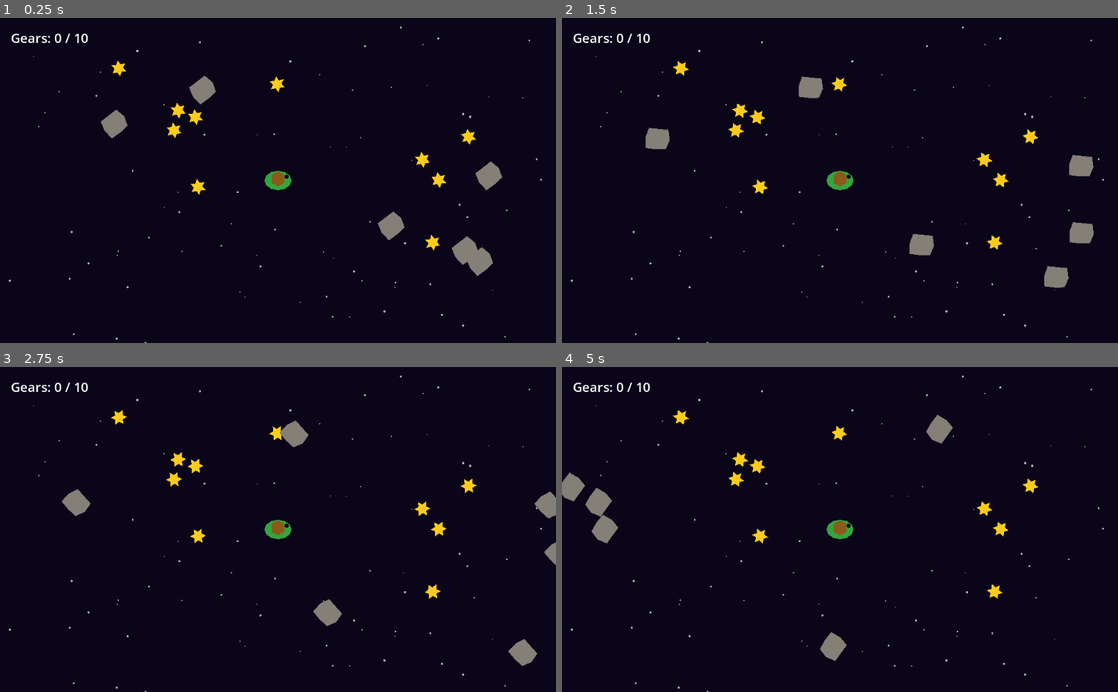
Above: before the commit, frames 1-4 (two rows, left to right).
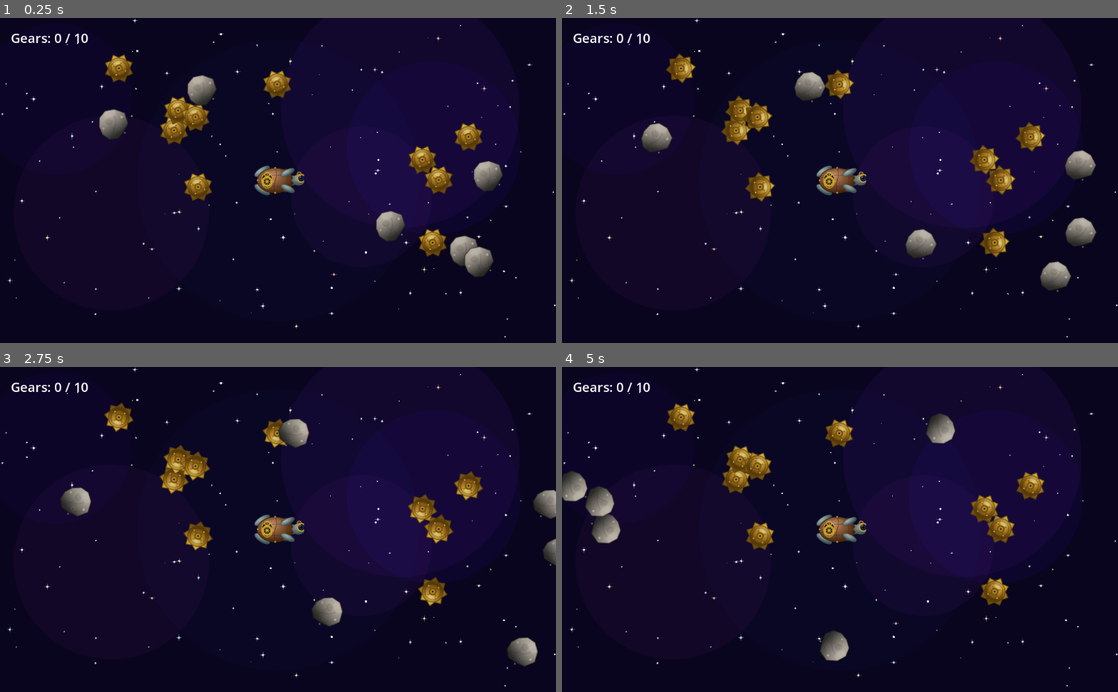
Above: after the commit, the same moments.

Repository: cleantechnorth/spaceturtle
Game: Godot game, scene res://scenes/Main.tscn
The game is run twice, just before and just after one commit, with the same random seed, the same clock (stepped at 60 frames per second) and the same inputs.
Inputs:
- Up to frame 1 (0.25 s): no input
- Up to frame 2 (1.5 s): no input
- Up to frame 3 (2.75 s): no input
- Up to frame 4 (5 s): no input

The runs differ from the first frame. In frame 1, 22% of the frame differs, in the area x 0-100%, y 0-100%; in frame 2, 22%; in frame 3, 22%; in frame 4, 22%.

Commit message:
Add steampunk SVG sprites and nebula background
- assets/turtle.svg: detailed steampunk space turtle – wooden shell panels,
  brass gear window with visible clockwork, metallic flippers, monocle eye
- assets/gear.svg: 8-tooth brass clockwork gear with spokes and hub rivet
- assets/asteroid.svg: rocky metallic asteroid with craters and surface cracks
- Replace all Polygon2D placeholders with Sprite2D nodes in Player/Gear/Asteroid scenes
- Enhance main.gd background: deep-space dark gradient, 6 purple/blue nebula
  blobs, 120 colour-tinted stars with cross-flare on the brightest

https://claude.ai/code/session_01XtV94A8a5EEYkTBZzZjofq

Diff:
--- /dev/null
+++ b/assets/asteroid.svg
@@ -0,0 +1,71 @@
+<svg xmlns="http://www.w3.org/2000/svg" viewBox="0 0 64 64" width="64" height="64">
+  <defs>
+    <!-- Rocky stone gradient – lit from top-left -->
+    <radialGradient id="rk" cx="33%" cy="28%" r="65%">
+      <stop offset="0%"   stop-color="#A09890"/>
+      <stop offset="50%"  stop-color="#6B6460"/>
+      <stop offset="100%" stop-color="#30302C"/>
+    </radialGradient>
+    <!-- Dark shadow on underside -->
+    <radialGradient id="sh" cx="60%" cy="70%" r="55%">
+      <stop offset="0%"   stop-color="#18181A" stop-opacity="0.55"/>
+      <stop offset="100%" stop-color="#18181A" stop-opacity="0.0"/>
+    </radialGradient>
+    <!-- Metallic vein highlight -->
+    <linearGradient id="mv" x1="20%" y1="15%" x2="75%" y2="80%">
+      <stop offset="0%"   stop-color="#C8C0B0" stop-opacity="0.7"/>
+      <stop offset="100%" stop-color="#C8C0B0" stop-opacity="0.0"/>
+    </linearGradient>
+  </defs>
+
+  <!-- ── Main rocky blob (10-point irregular polygon) ── -->
+  <!-- Points placed at varying radii to look natural and bumpy -->
+  <polygon
+    points="57,28  50,46  43,58  28,62  14,55   6,42   4,26  12,12  28,6  48,10"
+    fill="url(#rk)" stroke="#22201E" stroke-width="1.5"
+    stroke-linejoin="round"/>
+
+  <!-- Shadow gradient overlay for depth -->
+  <polygon
+    points="57,28  50,46  43,58  28,62  14,55   6,42   4,26  12,12  28,6  48,10"
+    fill="url(#sh)"/>
+
+  <!-- ── Surface cracks ── -->
+  <path d="M 30 18 Q 36 28 34 40 Q 32 50 29 56"
+        stroke="#1E1C18" stroke-width="1.3" fill="none" opacity="0.55"/>
+  <path d="M 46 16 Q 50 26 47 42"
+        stroke="#1E1C18" stroke-width="1.0" fill="none" opacity="0.45"/>
+  <path d="M 14 30 Q 22 35 28 38 Q 34 41 36 52"
+        stroke="#1E1C18" stroke-width="1.0" fill="none" opacity="0.45"/>
+  <path d="M 18 18 Q 24 24 22 32"
+        stroke="#1E1C18" stroke-width="0.8" fill="none" opacity="0.35"/>
+
+  <!-- ── Craters (impact pits) ── -->
+  <ellipse cx="22" cy="30" rx="7" ry="6"
+           fill="#28261E" opacity="0.40"/>
+  <ellipse cx="46" cy="40" rx="5" ry="4.5"
+           fill="#28261E" opacity="0.35"/>
+  <ellipse cx="34" cy="52" rx="4" ry="3"
+           fill="#28261E" opacity="0.30"/>
+  <!-- Crater rim highlights -->
+  <ellipse cx="20" cy="28" rx="5" ry="3"
+           fill="none" stroke="#8A8478" stroke-width="0.7" opacity="0.5"/>
+  <ellipse cx="44" cy="38" rx="3.5" ry="3"
+           fill="none" stroke="#8A8478" stroke-width="0.6" opacity="0.4"/>
+
+  <!-- ── Metallic vein (light streak) ── -->
+  <polygon
+    points="57,28  50,46  43,58  28,62  14,55   6,42   4,26  12,12  28,6  48,10"
+    fill="url(#mv)"/>
+
+  <!-- ── Bright specular highlight (top-left lit) ── -->
+  <ellipse cx="22" cy="16" rx="11" ry="6"
+           fill="white" opacity="0.10"
+           transform="rotate(-20 22 16)"/>
+
+  <!-- ── Small metallic glint spots ── -->
+  <circle cx="44" cy="18" r="2.2" fill="#D0C8B0" opacity="0.65"/>
+  <circle cx="14" cy="44" r="1.8" fill="#D0C8B0" opacity="0.55"/>
+  <circle cx="54" cy="46" r="1.6" fill="#D0C8B0" opacity="0.55"/>
+  <circle cx="28" cy="10" r="1.5" fill="#D0C8B0" opacity="0.50"/>
+</svg>
--- /dev/null
+++ b/assets/gear.svg
@@ -0,0 +1,63 @@
+<svg xmlns="http://www.w3.org/2000/svg" viewBox="0 0 56 56" width="56" height="56">
+  <defs>
+    <!-- Outer brass gradient -->
+    <radialGradient id="bg" cx="38%" cy="32%" r="62%">
+      <stop offset="0%"   stop-color="#F8EA80"/>
+      <stop offset="42%"  stop-color="#C8A030"/>
+      <stop offset="100%" stop-color="#6B4A0E"/>
+    </radialGradient>
+    <!-- Inner hub gradient (slightly darker / worn) -->
+    <radialGradient id="hb" cx="38%" cy="32%" r="60%">
+      <stop offset="0%"   stop-color="#E8D060"/>
+      <stop offset="55%"  stop-color="#A87820"/>
+      <stop offset="100%" stop-color="#5A3C08"/>
+    </radialGradient>
+    <!-- Engraved groove shadow -->
+    <radialGradient id="gr" cx="50%" cy="50%" r="50%">
+      <stop offset="0%"   stop-color="#3A2808" stop-opacity="0.0"/>
+      <stop offset="100%" stop-color="#3A2808" stop-opacity="0.6"/>
+    </radialGradient>
+  </defs>
+
+  <!-- ── 8-tooth gear body ── -->
+  <!-- Points alternate: r=27 at tooth tips, r=20 at tooth roots, 8 teeth -->
+  <polygon
+    points="55,28  46.5,35.6  47.1,47.1  35.6,46.5
+            28,55   20.4,46.5   8.9,47.1   9.5,35.6
+             1,28    9.5,20.4   8.9, 8.9  20.4, 9.5
+            28, 1   35.6, 9.5  47.1, 8.9  46.5,20.4"
+    fill="url(#bg)" stroke="#5A3C08" stroke-width="1.2"
+    stroke-linejoin="round"/>
+
+  <!-- Shadow overlay to add depth to gear ring face -->
+  <circle cx="28" cy="28" r="20" fill="url(#gr)" opacity="0.35"/>
+
+  <!-- Raised gear face ring -->
+  <circle cx="28" cy="28" r="19.5"
+          fill="url(#hb)" stroke="#5A3C08" stroke-width="1.0"/>
+
+  <!-- Engraved ring detail -->
+  <circle cx="28" cy="28" r="14.5"
+          fill="none" stroke="#3A2808" stroke-width="1.4" opacity="0.5"/>
+
+  <!-- Spokes (4 arms) -->
+  <line x1="28" y1="13.5" x2="28" y2="42.5" stroke="#5A3C08" stroke-width="2.5" opacity="0.5"/>
+  <line x1="13.5" y1="28" x2="42.5" y2="28" stroke="#5A3C08" stroke-width="2.5" opacity="0.5"/>
+
+  <!-- Centre hub boss -->
+  <circle cx="28" cy="28" r="6.5" fill="#8A6018" stroke="#5A3C08" stroke-width="1.0"/>
+  <circle cx="28" cy="28" r="3.5" fill="#C8A030"/>
+  <!-- Centre hole -->
+  <circle cx="28" cy="28" r="1.8" fill="#1A0C02"/>
+
+  <!-- Highlight sheen (top-left glint) -->
+  <ellipse cx="21" cy="19" rx="8" ry="4"
+           fill="white" opacity="0.18"
+           transform="rotate(-35 21 19)"/>
+
+  <!-- Small rivet dots at compass points of hub ring -->
+  <circle cx="28" cy="15" r="1.3" fill="#E0C048"/>
+  <circle cx="28" cy="41" r="1.3" fill="#E0C048"/>
+  <circle cx="15" cy="28" r="1.3" fill="#E0C048"/>
+  <circle cx="41" cy="28" r="1.3" fill="#E0C048"/>
+</svg>
--- /dev/null
+++ b/assets/turtle.svg
@@ -0,0 +1,146 @@
+<svg xmlns="http://www.w3.org/2000/svg" viewBox="0 0 96 64" width="96" height="64">
+  <defs>
+    <!-- Wooden shell gradient -->
+    <radialGradient id="sg" cx="40%" cy="35%" r="62%">
+      <stop offset="0%"   stop-color="#D4956A"/>
+      <stop offset="45%"  stop-color="#8B5E3C"/>
+      <stop offset="100%" stop-color="#4A2810"/>
+    </radialGradient>
+    <!-- Metallic skin gradient -->
+    <radialGradient id="sk" cx="38%" cy="30%" r="65%">
+      <stop offset="0%"   stop-color="#B0C0C0"/>
+      <stop offset="60%"  stop-color="#6B7D7D"/>
+      <stop offset="100%" stop-color="#3A4E4E"/>
+    </radialGradient>
+    <!-- Brass gradient -->
+    <radialGradient id="br" cx="35%" cy="28%" r="62%">
+      <stop offset="0%"   stop-color="#F5E070"/>
+      <stop offset="48%"  stop-color="#C8A030"/>
+      <stop offset="100%" stop-color="#7A5C10"/>
+    </radialGradient>
+    <!-- Head gradient -->
+    <radialGradient id="hd" cx="40%" cy="30%" r="60%">
+      <stop offset="0%"   stop-color="#9AACAC"/>
+      <stop offset="100%" stop-color="#485A5A"/>
+    </radialGradient>
+    <!-- Dark gear-window interior -->
+    <radialGradient id="gw" cx="50%" cy="40%" r="55%">
+      <stop offset="0%"   stop-color="#201408"/>
+      <stop offset="100%" stop-color="#080402"/>
+    </radialGradient>
+  </defs>
+
+  <!-- ── Back flippers (drawn first, behind shell) ── -->
+  <ellipse cx="19" cy="15" rx="16" ry="6.5"
+           transform="rotate(-32 19 15)"
+           fill="url(#sk)" stroke="#3A4E4E" stroke-width="0.7"/>
+  <ellipse cx="19" cy="49" rx="16" ry="6.5"
+           transform="rotate(32 19 49)"
+           fill="url(#sk)" stroke="#3A4E4E" stroke-width="0.7"/>
+
+  <!-- ── Neck connecting shell to head ── -->
+  <ellipse cx="74" cy="32" rx="13" ry="9" fill="url(#sk)"/>
+
+  <!-- ── Shell (main oval) ── -->
+  <ellipse cx="43" cy="32" rx="33" ry="23"
+           fill="url(#sg)" stroke="#3A1E08" stroke-width="1.3"/>
+
+  <!-- ── Wood-panel lines on shell ── -->
+  <!-- vertical centre line -->
+  <path d="M 43 9 Q 47 20 43 32 Q 39 44 43 55"
+        stroke="#3A1808" stroke-width="1.2" fill="none" opacity="0.6"/>
+  <!-- top & bottom horizontal rails -->
+  <path d="M 15 27 Q 30 22 53 22 Q 68 23 76 30"
+        stroke="#3A1808" stroke-width="1.0" fill="none" opacity="0.5"/>
+  <path d="M 14 37 Q 29 43 52 43 Q 67 42 76 35"
+        stroke="#3A1808" stroke-width="1.0" fill="none" opacity="0.5"/>
+  <!-- left-side diagonal rib -->
+  <path d="M 20 17 Q 31 24 33 32 Q 31 41 20 47"
+        stroke="#3A1808" stroke-width="0.8" fill="none" opacity="0.45"/>
+  <!-- right-side diagonal rib -->
+  <path d="M 58 10 Q 64 21 65 32 Q 64 43 58 54"
+        stroke="#3A1808" stroke-width="0.8" fill="none" opacity="0.45"/>
+
+  <!-- ── Gear window (left panel cutout) ── -->
+  <ellipse cx="28" cy="32" rx="10" ry="14"
+           fill="url(#gw)" stroke="#C8A030" stroke-width="1.6"/>
+
+  <!-- Large gear ring -->
+  <circle cx="28" cy="34" r="8"   fill="none" stroke="#C8A030" stroke-width="3.8"/>
+  <circle cx="28" cy="34" r="2.8" fill="url(#br)"/>
+  <!-- Spokes -->
+  <line x1="28" y1="26" x2="28" y2="42" stroke="#C8A030" stroke-width="1.3"/>
+  <line x1="20" y1="34" x2="36" y2="34" stroke="#C8A030" stroke-width="1.3"/>
+  <line x1="22.3" y1="28.3" x2="33.7" y2="39.7" stroke="#C8A030" stroke-width="1.0"/>
+  <line x1="33.7" y1="28.3" x2="22.3" y2="39.7" stroke="#C8A030" stroke-width="1.0"/>
+  <!-- Gear teeth (N/S/E/W) -->
+  <rect x="26.5" y="23.5" width="3" height="3.2" rx="0.4" fill="#C8A030"/>
+  <rect x="26.5" y="41.3" width="3" height="3.2" rx="0.4" fill="#C8A030"/>
+  <rect x="17.5" y="32.5" width="3.2" height="3" rx="0.4" fill="#C8A030"/>
+  <rect x="37.3" y="32.5" width="3.2" height="3" rx="0.4" fill="#C8A030"/>
+
+  <!-- Small secondary gear at top of window -->
+  <circle cx="28" cy="21" r="4.2" fill="none" stroke="#C8A030" stroke-width="2.2"/>
+  <circle cx="28" cy="21" r="1.6" fill="#C8A030"/>
+  <rect x="26.5" y="16.5" width="3" height="2"   rx="0.3" fill="#C8A030"/>
+  <rect x="26.5" y="22.8" width="3" height="2"   rx="0.3" fill="#C8A030"/>
+  <rect x="23.0" y="19.5" width="2" height="3"   rx="0.3" fill="#C8A030"/>
+  <rect x="33.0" y="19.5" width="2" height="3"   rx="0.3" fill="#C8A030"/>
+
+  <!-- Connector rod between gears -->
+  <rect x="27.2" y="25.5" width="1.6" height="2.5" fill="#C8A030" opacity="0.7"/>
+
+  <!-- Shell highlight (slight sheen at top) -->
+  <ellipse cx="40" cy="19" rx="14" ry="5.5"
+           fill="white" opacity="0.07"
+           transform="rotate(-12 40 19)"/>
+
+  <!-- Brass rivets on shell rim -->
+  <circle cx="11"  cy="32" r="1.8" fill="url(#br)"/>
+  <circle cx="75"  cy="32" r="1.8" fill="url(#br)"/>
+  <circle cx="43"  cy="9"  r="1.8" fill="url(#br)"/>
+  <circle cx="43"  cy="55" r="1.8" fill="url(#br)"/>
+
+  <!-- ── Front flippers ── -->
+  <ellipse cx="66" cy="17" rx="13.5" ry="5.5"
+           transform="rotate(-26 66 17)"
+           fill="url(#sk)" stroke="#3A4E4E" stroke-width="0.7"/>
+  <ellipse cx="66" cy="47" rx="13.5" ry="5.5"
+           transform="rotate(26 66 47)"
+           fill="url(#sk)" stroke="#3A4E4E" stroke-width="0.7"/>
+
+  <!-- Flipper scale texture hints (small oval highlights) -->
+  <ellipse cx="61" cy="12" rx="4" ry="1.8"
+           fill="white" opacity="0.09" transform="rotate(-26 61 12)"/>
+  <ellipse cx="61" cy="52" rx="4" ry="1.8"
+           fill="white" opacity="0.09" transform="rotate(26 61 52)"/>
+
+  <!-- ── Head ── -->
+  <ellipse cx="86" cy="31" rx="11.5" ry="10"
+           fill="url(#hd)" stroke="#3A4E4E" stroke-width="0.7"/>
+
+  <!-- Scale bumps on head surface -->
+  <circle cx="80" cy="35" r="1.3" fill="#485A5A" opacity="0.45"/>
+  <circle cx="84" cy="37" r="1.1" fill="#485A5A" opacity="0.40"/>
+  <circle cx="78" cy="28" r="1.1" fill="#485A5A" opacity="0.40"/>
+  <circle cx="83" cy="25" r="1.0" fill="#485A5A" opacity="0.35"/>
+
+  <!-- Monocle (brass ring with blue lens) -->
+  <circle cx="91" cy="28" r="7"   fill="#08061A" stroke="#C8A030" stroke-width="2.4"/>
+  <circle cx="91" cy="28" r="4.5" fill="#0B2245" opacity="0.92"/>
+  <!-- lens flare -->
+  <circle cx="89" cy="26" r="1.4" fill="white" opacity="0.55"/>
+  <!-- pupil -->
+  <circle cx="91" cy="28" r="2.2" fill="#04020E"/>
+  <!-- inner iris ring -->
+  <circle cx="91" cy="28" r="3.5" fill="none" stroke="#1A4488" stroke-width="0.8" opacity="0.6"/>
+
+  <!-- Monocle chain / strap -->
+  <path d="M 97 24 Q 100 19 97 14"
+        stroke="#C8A030" stroke-width="1.4" fill="none"
+        stroke-linecap="round" stroke-dasharray="1.5,1.5"/>
+
+  <!-- Top brass gear-accent on head (steampunk detail) -->
+  <circle cx="87" cy="20" r="3.5" fill="none" stroke="#C8A030" stroke-width="1.5"/>
+  <circle cx="87" cy="20" r="1.2" fill="#C8A030"/>
+</svg>
--- a/scenes/Asteroid.tscn
+++ b/scenes/Asteroid.tscn
@@ -1,6 +1,7 @@
-[gd_scene load_steps=3 format=3 uid="uid://asteroid001"]
+[gd_scene load_steps=4 format=3 uid="uid://asteroid001"]
 
-[ext_resource type="Script" path="res://scripts/asteroid.gd" id="1_asteroid"]
+[ext_resource type="Script"    path="res://scripts/asteroid.gd" id="1_asteroid"]
+[ext_resource type="Texture2D" path="res://assets/asteroid.svg"  id="2_asteroid"]
 
 [sub_resource type="CircleShape2D" id="CircleShape2D_1"]
 radius = 24.0
@@ -8,7 +9,7 @@
 ; ── Scene tree ──────────────────────────────────────────────────────────────
 ; Asteroid (Area2D)          ← detects when the player touches it
 ;   CollisionShape2D         ← invisible circle used for overlap detection
-;   RockShape (Polygon2D)    ← grey bumpy blob = the rock
+;   Sprite                   ← rocky metallic asteroid SVG (64×64 px, centred)
 
 [node name="Asteroid" type="Area2D"]
 script = ExtResource("1_asteroid")
@@ -16,7 +17,5 @@
 [node name="CollisionShape2D" type="CollisionShape2D" parent="."]
 shape = SubResource("CircleShape2D_1")
 
-; Irregular grey blob (8 points at varying radii to look like a bumpy rock)
-[node name="RockShape" type="Polygon2D" parent="."]
-color = Color(0.52, 0.5, 0.47, 1.0)
-polygon = PackedVector2Array(25, 0, 14.14, 14.14, 0, 28, -15.56, 15.56, -25, 0, -12.73, -12.73, 0, -26, 16.26, -16.26)
+[node name="Sprite" type="Sprite2D" parent="."]
+texture = ExtResource("2_asteroid")
--- a/scenes/Gear.tscn
+++ b/scenes/Gear.tscn
@@ -1,6 +1,7 @@
-[gd_scene load_steps=3 format=3 uid="uid://gear001"]
+[gd_scene load_steps=4 format=3 uid="uid://gear001"]
 
-[ext_resource type="Script" path="res://scripts/gear.gd" id="1_gear"]
+[ext_resource type="Script"    path="res://scripts/gear.gd"  id="1_gear"]
+[ext_resource type="Texture2D" path="res://assets/gear.svg"  id="2_gear"]
 
 [sub_resource type="CircleShape2D" id="CircleShape2D_1"]
 radius = 15.0
@@ -8,7 +9,7 @@
 ; ── Scene tree ──────────────────────────────────────────────────────────────
 ; Gear (Area2D)              ← detects when the player enters it
 ;   CollisionShape2D         ← invisible circle used for overlap detection
-;   GearShape (Polygon2D)    ← golden 6-tooth star shape
+;   Sprite                   ← brass clockwork gear SVG (56×56 px, centred)
 
 [node name="Gear" type="Area2D"]
 script = ExtResource("1_gear")
@@ -16,8 +17,5 @@
 [node name="CollisionShape2D" type="CollisionShape2D" parent="."]
 shape = SubResource("CircleShape2D_1")
 
-; Golden star with 6 outer points (r=15) and 6 inner points (r=8)
-; Points alternate outer → inner around the circle to make a gear / star shape
-[node name="GearShape" type="Polygon2D" parent="."]
-color = Color(1.0, 0.8, 0.1, 1.0)
-polygon = PackedVector2Array(15, 0, 6.93, 4, 7.5, 12.99, 0, 8, -7.5, 12.99, -6.93, 4, -15, 0, -6.93, -4, -7.5, -12.99, 0, -8, 7.5, -12.99, 6.93, -4)
+[node name="Sprite" type="Sprite2D" parent="."]
+texture = ExtResource("2_gear")
--- a/scenes/Player.tscn
+++ b/scenes/Player.tscn
@@ -1,6 +1,7 @@
-[gd_scene load_steps=3 format=3 uid="uid://player001"]
+[gd_scene load_steps=4 format=3 uid="uid://player001"]
 
-[ext_resource type="Script" path="res://scripts/player.gd" id="1_player"]
+[ext_resource type="Script"    path="res://scripts/player.gd" id="1_player"]
+[ext_resource type="Texture2D" path="res://assets/turtle.svg"  id="2_turtle"]
 
 [sub_resource type="CircleShape2D" id="CircleShape2D_1"]
 radius = 22.0
@@ -8,9 +9,7 @@
 ; ── Scene tree ──────────────────────────────────────────────────────────────
 ; Player (CharacterBody2D)   ← moves around the screen
 ;   CollisionShape2D         ← invisible circle used for physics collisions
-;   Body     (Polygon2D)     ← green oval = turtle body
-;   Shell    (Polygon2D)     ← brown hexagon = shell on its back
-;   Eye      (Polygon2D)     ← small dark dot = eye (near the head / right side)
+;   Sprite                   ← steampunk turtle SVG (96×64 px, centred)
 
 [node name="Player" type="CharacterBody2D"]
 script = ExtResource("1_player")
@@ -18,18 +17,5 @@
 [node name="CollisionShape2D" type="CollisionShape2D" parent="."]
 shape = SubResource("CircleShape2D_1")
 
-; Green oval for the turtle body (12 points, head points RIGHT at rotation=0)
-[node name="Body" type="Polygon2D" parent="."]
-color = Color(0.2, 0.65, 0.25, 1.0)
-polygon = PackedVector2Array(25, 0, 21.65, 9, 12.5, 15.59, 0, 18, -12.5, 15.59, -21.65, 9, -25, 0, -21.65, -9, -12.5, -15.59, 0, -18, 12.5, -15.59, 21.65, -9)
-
-; Brown hexagon for the shell (slightly smaller, sitting on the back)
-[node name="Shell" type="Polygon2D" parent="."]
-color = Color(0.55, 0.35, 0.1, 1.0)
-polygon = PackedVector2Array(0, -17, 12.12, -10, 12.12, 4, 0, 11, -12.12, 4, -12.12, -10)
-
-; Small dark dot for the eye (near the head, top-right)
-[node name="Eye" type="Polygon2D" parent="."]
-position = Vector2(16.0, -7.0)
-color = Color(0.05, 0.05, 0.05, 1.0)
-polygon = PackedVector2Array(4, 0, 2.83, 2.83, 0, 4, -2.83, 2.83, -4, 0, -2.83, -2.83, 0, -4, 2.83, -2.83)
+[node name="Sprite" type="Sprite2D" parent="."]
+texture = ExtResource("2_turtle")
--- a/scripts/main.gd
+++ b/scripts/main.gd
@@ -32,6 +32,10 @@
 # Starfield data (computed once, drawn every frame)
 var _star_positions := PackedVector2Array()
 var _star_sizes     := PackedFloat32Array()
+var _star_colors    := []   # Array of Color
+
+# Nebula blob data: [position, radius, color]
+var _nebula := []
 
 
 func _ready() -> void:
@@ -39,12 +43,33 @@
 	win_label.hide()
 	_update_score()
 
-	# Build a random starfield
 	var vp := get_viewport_rect().size
-	for _i in range(80):
+
+	# ── Nebula blobs (large semi-transparent coloured circles) ──
+	_nebula = [
+		[Vector2(vp.x * 0.72, vp.y * 0.28), 220.0, Color(0.30, 0.08, 0.55, 0.13)],
+		[Vector2(vp.x * 0.78, vp.y * 0.40), 160.0, Color(0.18, 0.08, 0.65, 0.10)],
+		[Vector2(vp.x * 0.65, vp.y * 0.55), 130.0, Color(0.40, 0.10, 0.55, 0.09)],
+		[Vector2(vp.x * 0.20, vp.y * 0.60), 180.0, Color(0.35, 0.12, 0.45, 0.10)],
+		[Vector2(vp.x * 0.50, vp.y * 0.50), 260.0, Color(0.08, 0.15, 0.50, 0.07)],
+		[Vector2(vp.x * 0.10, vp.y * 0.25), 140.0, Color(0.20, 0.05, 0.60, 0.08)],
+	]
+
+	# ── Starfield: 120 stars with colour tints ──
+	# Star colour palette: mostly white/blue-white, some warm yellow
+	var palettes := [
+		Color(1.00, 1.00, 1.00, 0.90),   # pure white
+		Color(0.85, 0.92, 1.00, 0.85),   # blue-white
+		Color(0.75, 0.88, 1.00, 0.80),   # cool blue
+		Color(1.00, 0.95, 0.80, 0.80),   # warm yellow
+		Color(1.00, 0.80, 0.70, 0.70),   # faint orange (red giant)
+	]
+	for _i in range(120):
 		_star_positions.append(Vector2(randf_range(0.0, vp.x), randf_range(0.0, vp.y)))
-		_star_sizes.append(randf_range(0.8, 2.2))
-	queue_redraw()   # Draw the stars once; they stay drawn until next queue_redraw
+		_star_sizes.append(randf_range(0.6, 2.4))
+		_star_colors.append(palettes[randi() % palettes.size()])
+
+	queue_redraw()
 
 	# Spawn all gears and asteroids
 	for _i in range(NUM_GEARS):
@@ -53,10 +78,27 @@
 		_spawn_asteroid()
 
 
-# Draw the starfield.  Called once after queue_redraw() in _ready().
+# Draw the nebula + starfield.  Called once after queue_redraw() in _ready().
 func _draw() -> void:
+	var vp := get_viewport_rect().size
+
+	# Solid deep-space background (slightly lighter than default clear colour)
+	draw_rect(Rect2(Vector2.ZERO, vp), Color(0.04, 0.02, 0.12, 1.0))
+
+	# Nebula blobs
+	for blob in _nebula:
+		draw_circle(blob[0], blob[1], blob[2])
+
+	# Stars
 	for i in _star_positions.size():
-		draw_circle(_star_positions[i], _star_sizes[i], Color(1.0, 1.0, 1.0, 0.7))
+		var sz: float = _star_sizes[i]
+		draw_circle(_star_positions[i], sz, _star_colors[i])
+		# Add a tiny cross-flare on the largest stars
+		if sz > 1.9:
+			var p  := _star_positions[i]
+			var c  := Color(_star_colors[i].r, _star_colors[i].g, _star_colors[i].b, 0.35)
+			draw_line(p + Vector2(-sz * 2.5, 0), p + Vector2(sz * 2.5, 0), c, 0.6)
+			draw_line(p + Vector2(0, -sz * 2.5), p + Vector2(0, sz * 2.5), c, 0.6)
 
 
 # ── Spawning ──────────────────────────────────────────────────────────────────
